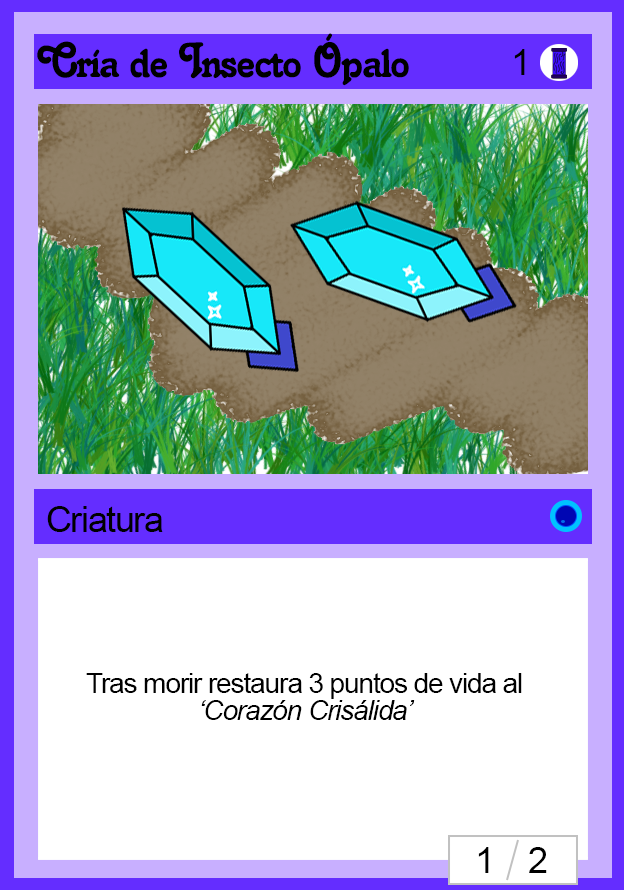
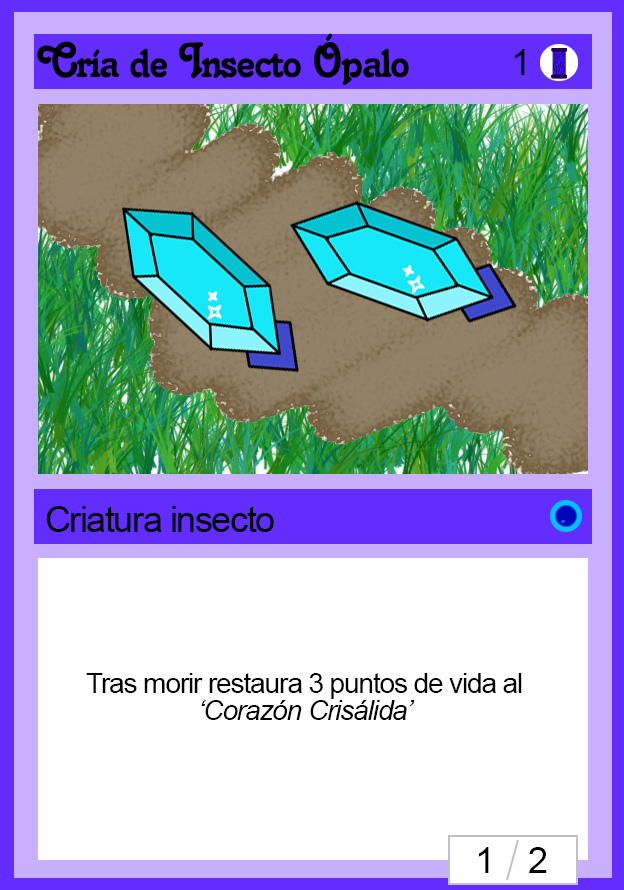
The second 624 x 890 image is a revision of the first. Changes to its layers:
renamed "Criatura" to "Criatura insecto", painted on it over [46, 506, 274, 532]
